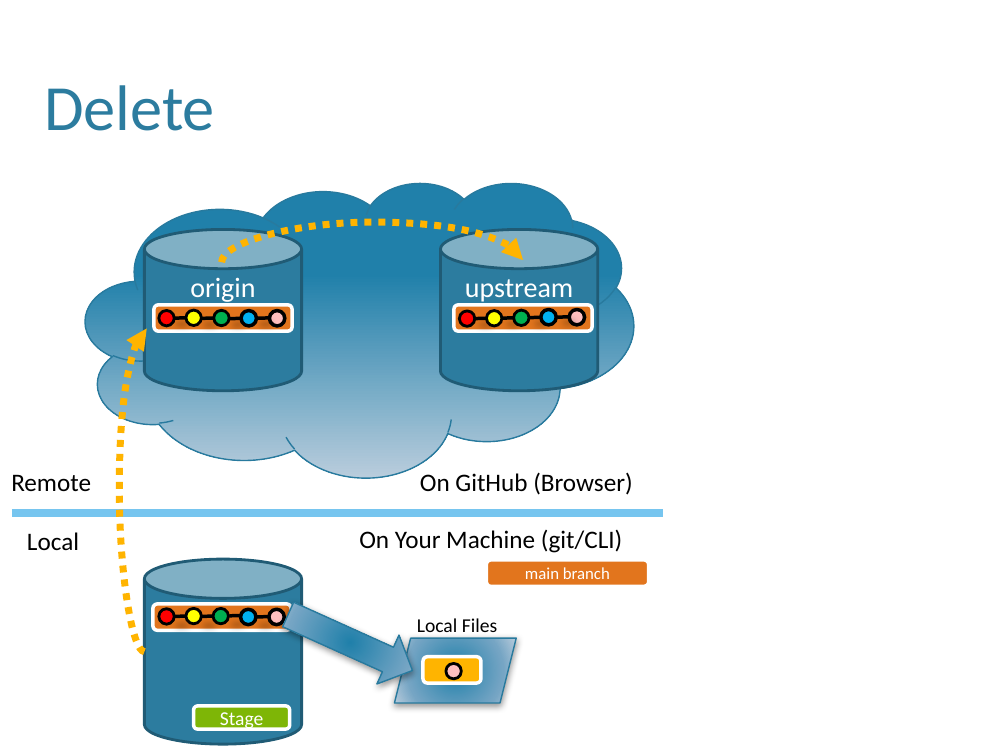
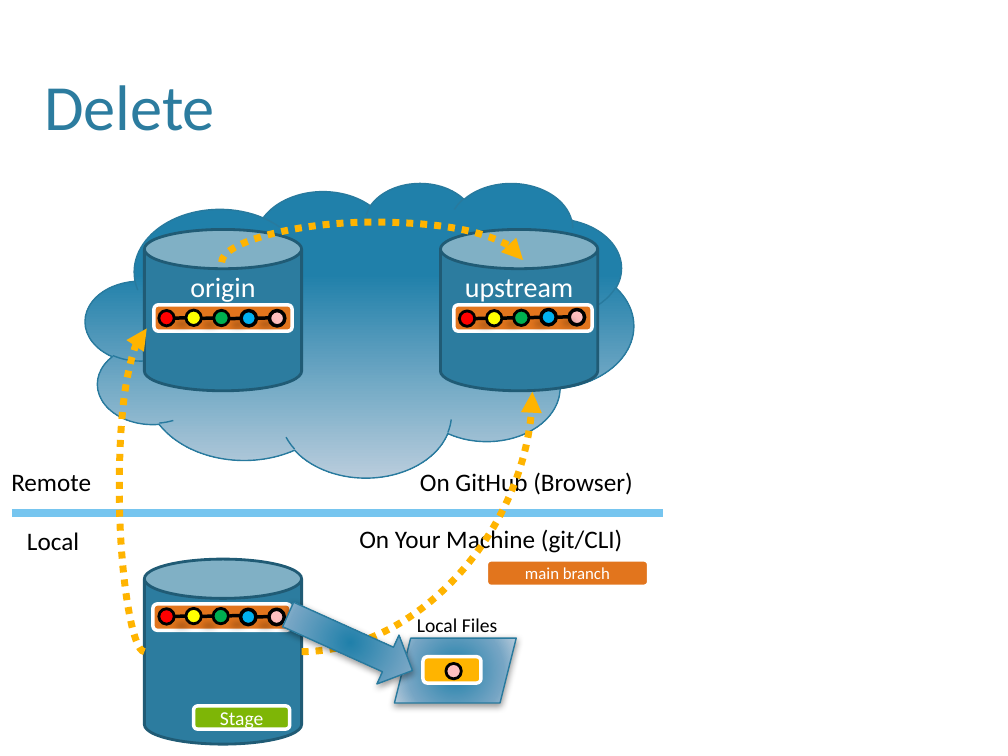
Before and after one commit to wpgoble/comp190, a slide deck: slide 28 of docs/materials/07-GitHub-OLD-copy.pptx (slide 27 before the commit). Drawn at 1008x756 pixels with LibreOffice and Linux fonts; fonts in the diff are those of the drawing; background and template pictures are left out. Boxes give left, top, right and bottom in pixels: in the first picture for what was removed or moved away, otherwise in the second. Text is boxed around its words. In the diff, an @@ line names an element or a change of style, - is before the commit and + after.

Commit message:
Slide updates

```diff
--- a/docs/materials/07-GitHub-OLD-copy.pptx
+++ b/docs/materials/07-GitHub-OLD-copy.pptx
@@ curved arrow added from (301, 651) to (532, 392), #FFB400 5 pt dashed @@
```
Also in this commit, not shown: 1 slide added.
